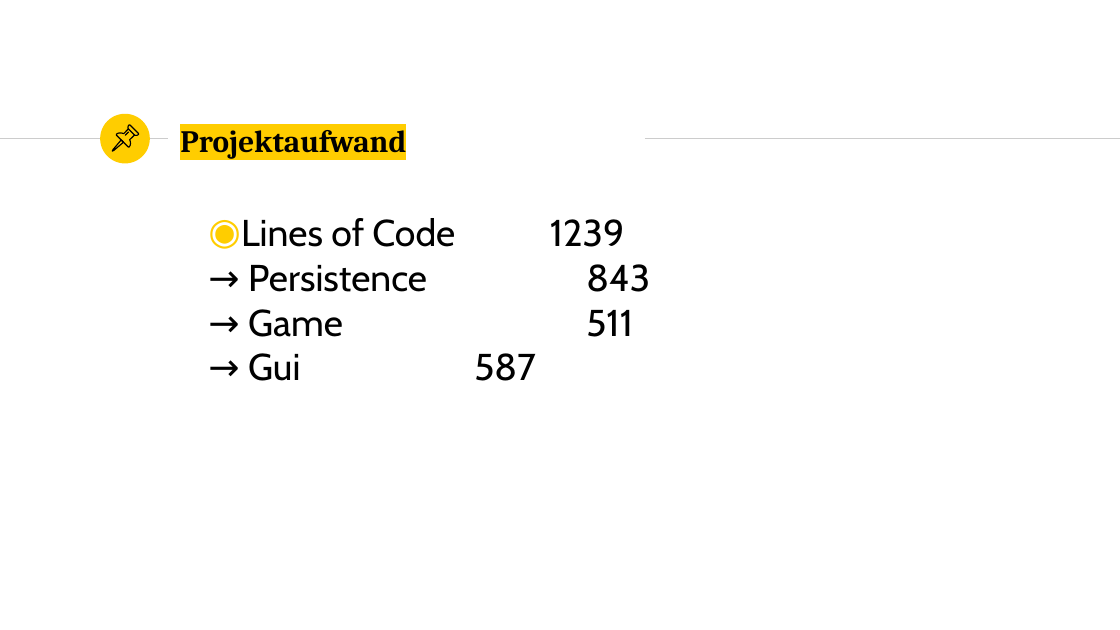
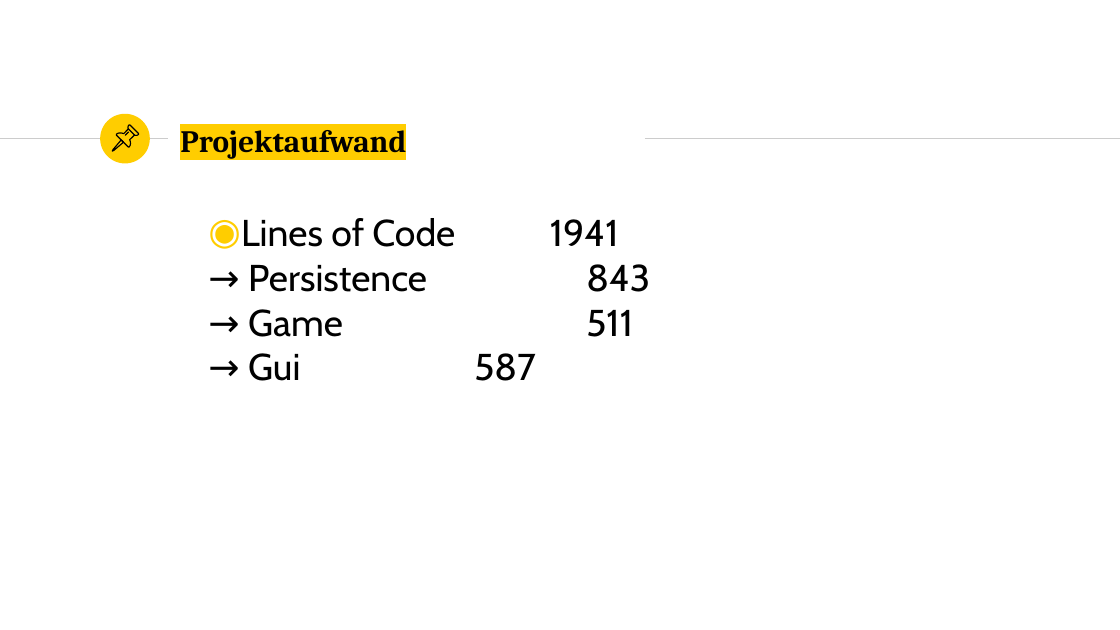
Before and after one commit to marcelherd/OOT-Projekt, a slide deck: slide 5 of Presentation/Presentation.pptx. Drawn at 1120x630 pixels with LibreOffice and Linux fonts; fonts in the diff are those of the drawing. Boxes give left, top, right and bottom in pixels: in the first picture for what was removed or moved away, otherwise in the second. Text is boxed around its words. In the diff, an @@ line names an element or a change of style, - is before the commit and + after.

```diff
--- a/Presentation/Presentation.pptx
+++ b/Presentation/Presentation.pptx
@@ text at bbox=[241, 218, 619, 247]: text changed @@
-◉ Lines of Code 1239
+◉ Lines of Code 1941
```
Also in this commit, not shown: 1 slide added.
